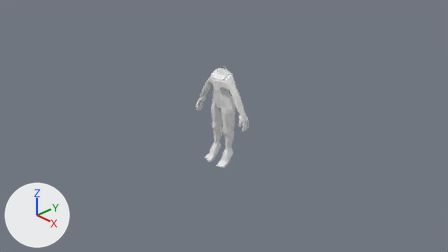
Before and after pictures for a commit that changed the Blender file Blender Files/Character/CharBodyStart.blend.
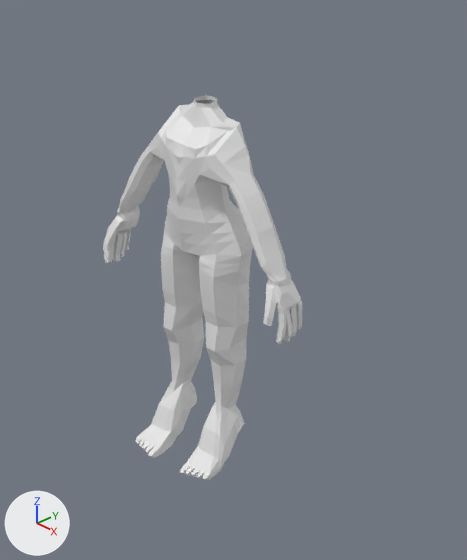
There are two pictures of each version: one from the file's camera 'Camera', one close up on the part from 38% to 65% of the width and 16% to 75% of the height. The lights are fixed; the arrows at lower left show +X, +Y and +Z.

Objects in the first close-up: 'Body'.
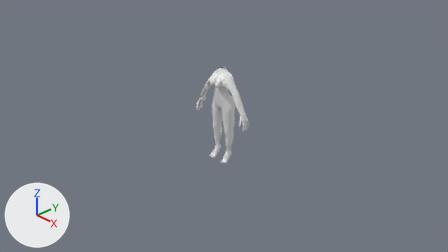
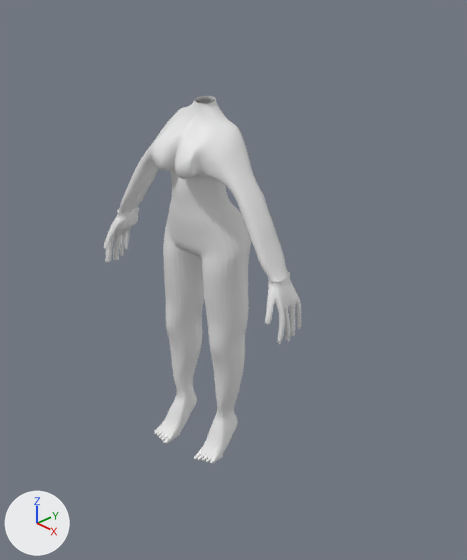
Patch to the scene script:
```diff
--- a/Blender Files/Character/CharBodyStart.blend.py
+++ b/Blender Files/Character/CharBodyStart.blend.py
@@ me_cylinder @@
 # used by ob_body; location = (0.0, 0.0, 0.0); scale = (-0.185, -0.185, -0.185)
-me_cylinder.from_pydata(...)  # 647 vertices, 631 faces, 1 loose edge; spans x -3.36..1.31, y -0.88..1.51, z -5.8..4.07
+me_cylinder.from_pydata(...)  # 671 vertices, 655 faces, 1 loose edge; spans x -3.36..1.31, y -0.88..1.37, z -5.8..3.84
+# me_cylinder part 1
+# 5 vertices are removed from x -0.64..0.0, y 0.86..1.0, z -4.87..-4.22
+# 14 faces are deleted
+# 9 vertices move from x -0.81..0.0, y 0.44..0.96, z -5.16..-3.92 to x -0.86..0.0, y 0.49..1.04, z -5.47..-3.91
+# 29 vertices are added at x -0.74..0.0, y 0.89..1.37, z -5.16..-4.02
+# 38 new faces join them
+# me_cylinder part 2
+# 4 vertices are removed from x -1.1..-0.8, y 1.38..1.46, z 3.98..4.01
+# 14 faces are deleted
+# 169 vertices move from x -1.4..-0.48, y -0.32..1.51, z 2.45..4.07 to x -1.15..-0.5, y -0.29..1.02, z 2.68..3.84
+# 4 vertices are added at (-0.85, 0.96, 3.78), (-0.81, 0.96, 3.78), (-0.94, 0.92, 3.78), (-0.73, 0.98, 3.79)
+# 14 new faces join them
@@ ob_body @@
 _m = ob_body.modifiers.new('Mirror', 'MIRROR')
 _m.use_clip = True
+_m = ob_body.modifiers.new('Subdivision', 'SUBSURF')
+_m.levels = 2
```

Changed parts and their boxes [x1, y1, x2, y2] in the close-ups (467 x 560 px; the box of a moved part takes in the faces that stretch with it):
'Body', reshaped, modifiers changed
    before: [103, 95, 302, 480]
    after: [104, 96, 301, 464]
part 1 of me_cylinder, built on
    before: [150, 105, 229, 199]
    after: [150, 107, 228, 198]
part 2 of me_cylinder, moved or reshaped
    before: [136, 379, 244, 480]
    after: [154, 375, 238, 464]
